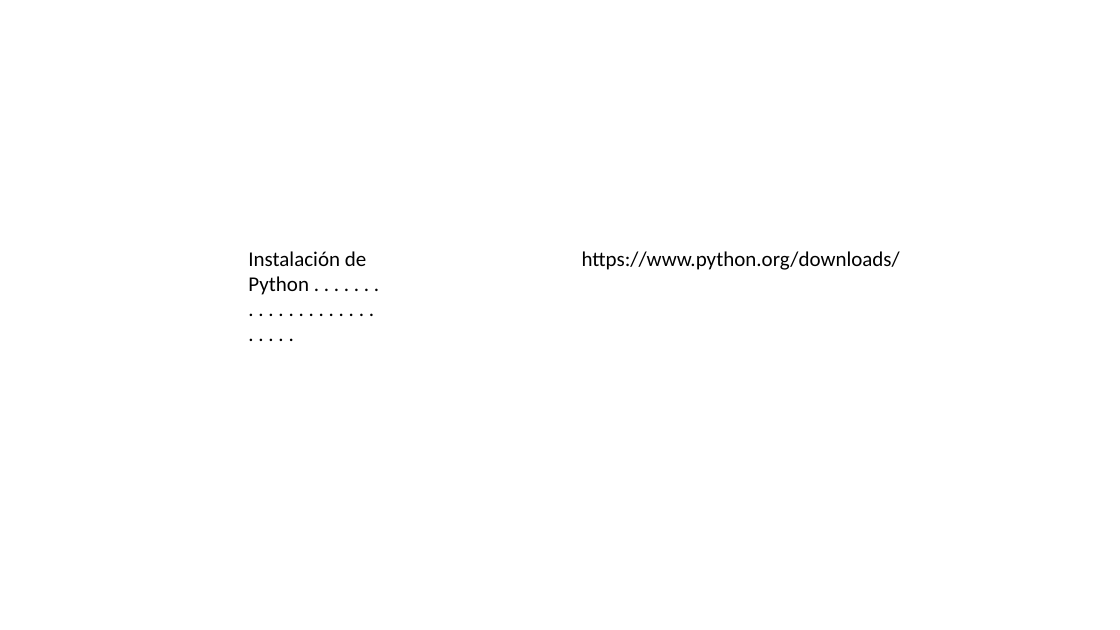
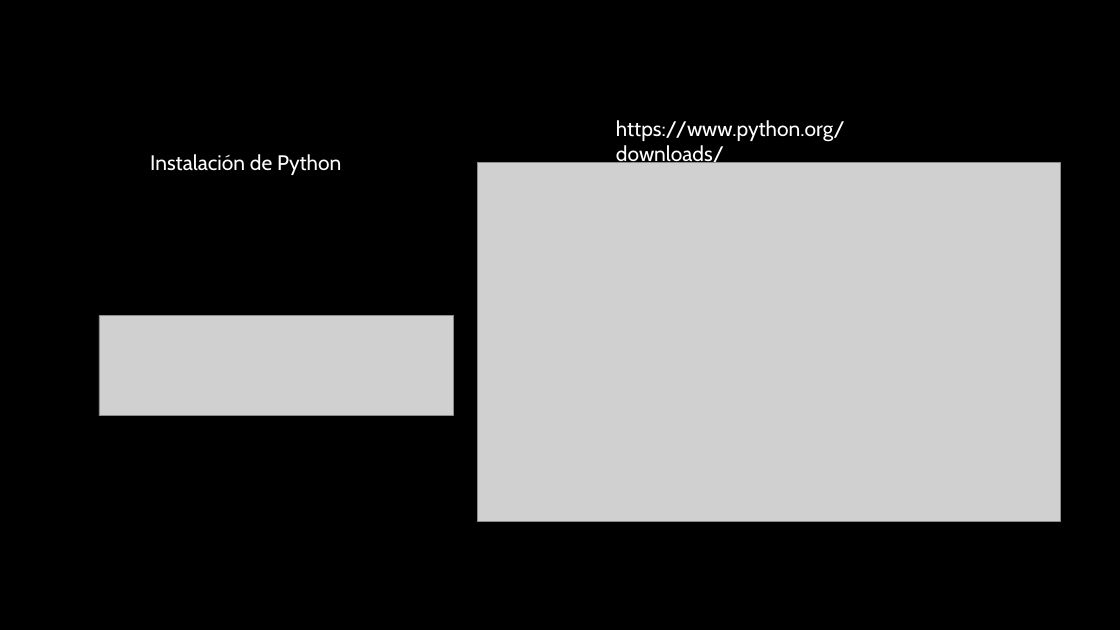
Before and after one commit to Abraham10VelGlez/class_python, a slide deck: slide 3 of manual.pptx. Drawn at 1120x630 pixels with LibreOffice and Linux fonts; fonts in the diff are those of the drawing; grey boxes stand for pictures; background and template pictures are left out. Boxes give left, top, right and bottom in pixels: in the first picture for what was removed or moved away, otherwise in the second. Text is boxed around its words. In the diff, an @@ line names an element or a change of style, - is before the commit and + after.

```diff
--- a/manual.pptx
+++ b/manual.pptx
@@ background #FFFFFF to picture (left out) @@
@@ text "https://www.python.org/downloads/" moved from (x1=582, y1=251, x2=900, y2=270) to (x1=616, y1=120, x2=845, y2=168) @@
@@ text "https://www.python.org/downloads/" at (x1=616, y1=120, x2=845, y2=168): font Calibri to Cabin, text colour #000000 to #FFFFFF @@
@@ text at (x1=150, y1=154, x2=341, y2=175): text changed; font Calibri to Cabin; text colour #000000 to #FFFFFF @@
-Instalación de Python . . . . . . . . . . . . . . . . . . . . . . . . .
+Instalación de Python
@@ picture added at (x1=477, y1=162, x2=1060, y2=521) @@
@@ picture added at (x1=99, y1=316, x2=454, y2=416) @@
```
Also in this commit, not shown: 5 other slides changed, 1 slide added, 1 slide removed, 3 other files.
